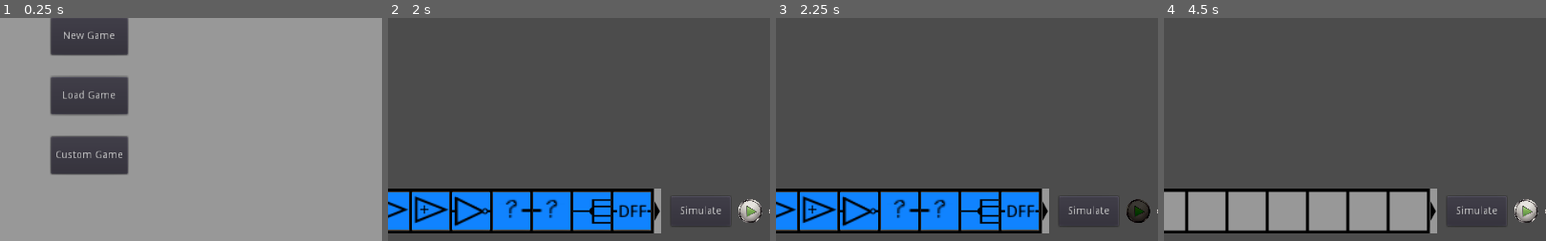
Above: before the commit, frames 1-4 (left to right).
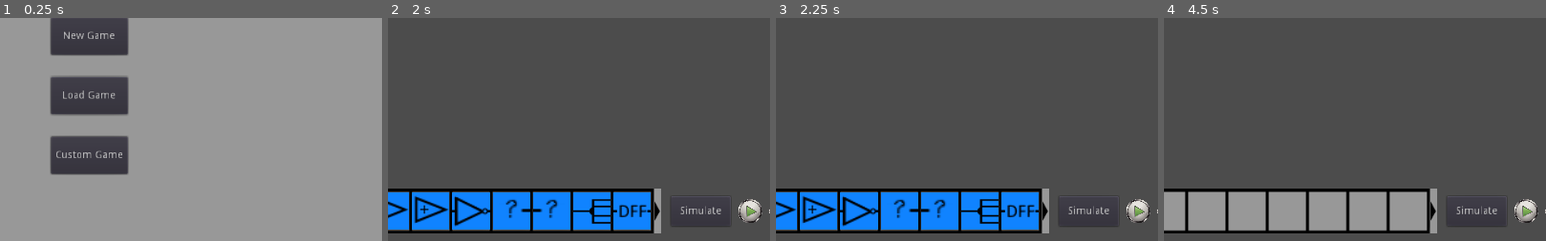
Above: after the commit, the same moments.

Repository: HerrCai0907/Godot_Game_PC_Maker
Game: Godot game, scene res://scenes/Game.tscn
Same seed, same stepped clock (60 frames per second), same inputs: the game is played once before the commit and once after it. The engine's default icon, where the game draws it, is replaced by a stand-in: a white triangle on a blue panel in a dark square.
Inputs (mouse positions are % of the whole screen's width and height, from its top left):
- Up to frame 1 (0.25 s): no input
- Up to frame 2 (2 s): click "Load Game" at 0.5 s; click (95, 93) at 1.25 s
- Up to frame 3 (2.25 s): click (87, 93) at 2 s
- Up to frame 4 (4.5 s): click (87, 93) at 2.75 s; click (26, 93) at 3.5 s; click (74, 93) at 4.25 s
The pictures show only the part of the screen within x 39-89%, y 50-100%; the shares and areas given below are measured in that part.

Frames 1-2 are identical in both runs. In frame 3, 0.5% of the frame differs, in the area x 91-98%, y 81-92%; in frame 4, nothing differs.
Error in both runs: Assertion failed. (res://scripts/GuideInfo.gd:147)

Commit message:
修复bug : simulation中playbutton的逻辑问题

Diff:
--- a/scripts/SaveButton.gd
+++ b/scripts/SaveButton.gd
@@ -3,10 +3,20 @@
 var save_info:Dictionary = {}
 var saveDialog:FileDialog
 
+#-----------------------------------------------------------
+#---------------------setget--------------------------------
+#-----------------------------------------------------------
+
+#-----------------------------------------------------------
+#---------------------system--------------------------------
+#-----------------------------------------------------------
 func _ready():
 	self.saveDialog = self.get_tree().get_nodes_in_group("SaveDialog")[0]
 	self.saveDialog.connect("file_selected",self,"data_save")
 
+#-----------------------------------------------------------
+#---------------------signal--------------------------------
+#-----------------------------------------------------------
 func _pressed():
 	# pop up dialog
 	self.saveDialog.invalidate()
@@ -31,6 +41,9 @@
 				self.save_info[ilevel][inode.to_string()]["IOName"] = inode.linkedDisplay.nameEditer.text
 	print(self.save_info)
 
+#-----------------------------------------------------------
+#---------------------function------------------------------
+#-----------------------------------------------------------
 func data_save(filepath:String):
 	# save data
 	var path = filepath.left(filepath.length() - 4)
--- a/scripts/SimulationButton.gd
+++ b/scripts/SimulationButton.gd
@@ -4,17 +4,29 @@
 
 var if_playing:bool = false
 
+#-----------------------------------------------------------
+#---------------------setget--------------------------------
+#-----------------------------------------------------------
+
+#-----------------------------------------------------------
+#---------------------system--------------------------------
+#-----------------------------------------------------------
 func _ready():
 	$StepButton.connect("pressed",self,"_on_step_button_pressed")
 	$PlayButton.connect("pressed",self,"_on_play_button_pressed")
 	$StopButton.connect("pressed",self,"_on_stop_button_pressed")
 
+#-----------------------------------------------------------
+#---------------------signal--------------------------------
+#-----------------------------------------------------------
 func _on_step_button_pressed():
 	if self.get_tree().get_nodes_in_group("Map")[0].status != GlobalFunc.STATUS.simulation:
 		return
+	self._on_stop_button_pressed()
 	self.simulation_main_process()
 func _on_play_button_pressed():
 	if self.get_tree().get_nodes_in_group("Map")[0].status != GlobalFunc.STATUS.simulation:
+		$PlayButton.pressed = false
 		return
 	self.if_playing = true
 	while self.if_playing:
@@ -27,11 +39,13 @@
 	$PlayButton.pressed = false
 
 func _pressed():
+	# situation: simulation cannot start because status is not idle
 	if self.pressed and self.get_tree().get_nodes_in_group("Map")[0].status != GlobalFunc.STATUS.idle:
 		self.pressed = false
-		self.get_tree().call_group("Map","set_status",GlobalFunc.STATUS.idle)
+#		self.get_tree().call_group("Map","set_status",GlobalFunc.STATUS.idle)
 		print("Simulation not Start")
 		return
+	# start or finish simulation
 	if self.pressed:
 		self.simulation_start()
 		self.get_tree().call_group("Map","set_status",GlobalFunc.STATUS.simulation)
@@ -39,7 +53,11 @@
 	else:
 		self.get_tree().call_group("Map","set_status",GlobalFunc.STATUS.idle)
 		self.simulation_finish()
+		self._on_stop_button_pressed()
 
+#-----------------------------------------------------------
+#---------------------function------------------------------
+#-----------------------------------------------------------
 func simulation_start():
 	self.componentDic.clear()
 	# update link
